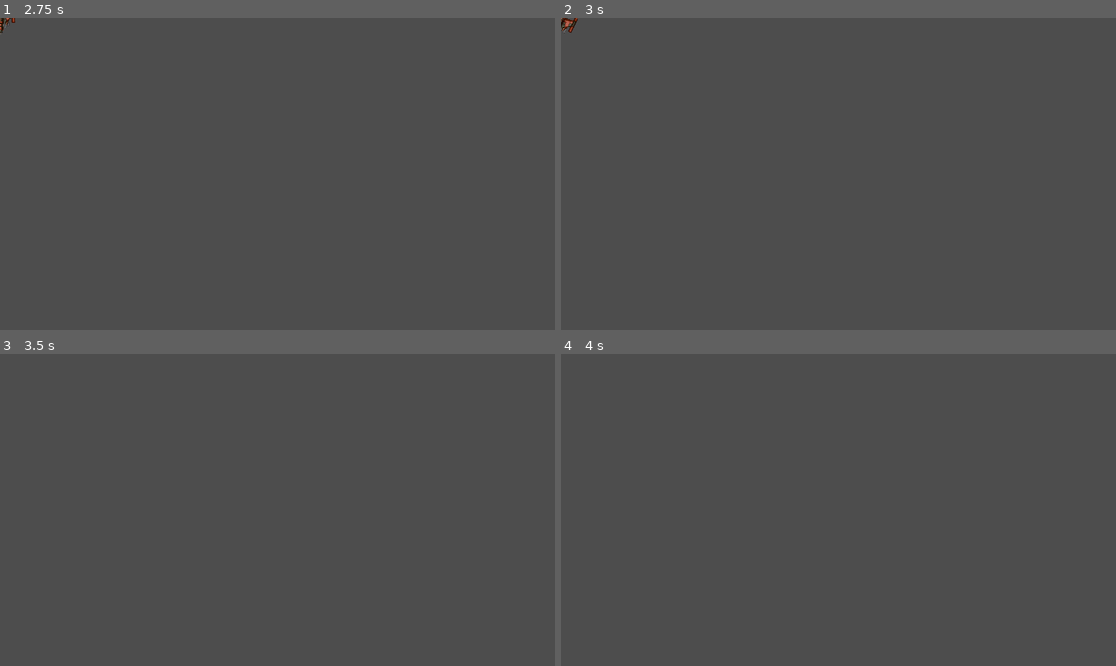
Above: before the commit, frames 1-4 (two rows, left to right).
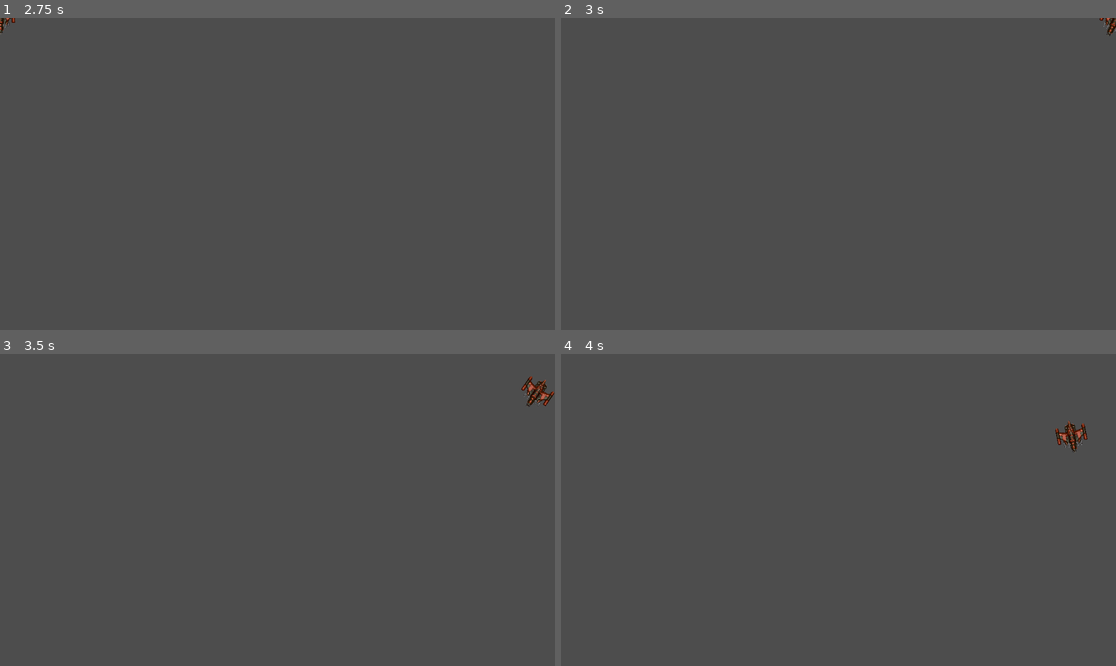
Above: after the commit, the same moments.

Repository: Winnerkorea/godotSpaceRock
Game: Godot game, scene res://player.tscn
Two runs of this game, one before a commit and one after it. Both use one fixed random seed, a clock stepped at 60 frames per second and the inputs below. The project has no main scene, so this scene is started directly.
Inputs:
- Up to frame 1 (2.75 s): tap Enter at 0.5 s; hold D (rotate_right) 0.53-1.28 s; tap Space at 1.25 s; hold A (rotate_left) 1.28-2.03 s; hold D (rotate_right) from 2.03 s (still down)
- Up to frame 2 (3 s): tap Enter at 2.75 s; release D (rotate_right) at 2.78 s; hold W (thrust) from 2.78 s (still down)
- Up to frame 3 (3.5 s): keep holding W (thrust)
- Up to frame 4 (4 s): release W (thrust) at 3.53 s; hold A (rotate_left) from 3.53 s (still down)

Frame 1 is identical in both runs. In frame 2, 0.2% of the frame differs, in the area x 0-100%, y 0-6%; in frame 3, 0.3%; in frame 4, 0.3%, in the area x 88-95%, y 21-32%.

Commit message:
3.3.4 화면 휘감기
고전 2D 아케이드 게임의 또 다른 기능이 화면 휘감기다. 플레이어가 화면의 한쪽을 벗어나면 반대편에 나타나는것을 말한다.

Diff:
--- a/player.gd
+++ b/player.gd
@@ -7,10 +7,12 @@
 var state = INIT
 var thrust = Vector2.ZERO
 var rotation_dir = 0
+var screensize = Vector2.ZERO
 
 
 func _ready() -> void:
 	change_state(ALIVE)
+	screensize = get_viewport_rect().size
 
 func change_state(new_state):
 	match  new_state:
@@ -38,3 +40,9 @@
 func _physics_process(delta: float) -> void:
 	constant_force = thrust
 	constant_torque = rotation_dir * spin_power
+
+func _integrate_forces(physics_state: PhysicsDirectBodyState2D) -> void:
+	var xform = physics_state.transform
+	xform.origin.x = wrapf(xform.origin.x, 0, screensize.x)
+	xform.origin.y = wrapf(xform.origin.y, 0, screensize.y)
+	physics_state.transform = xform
